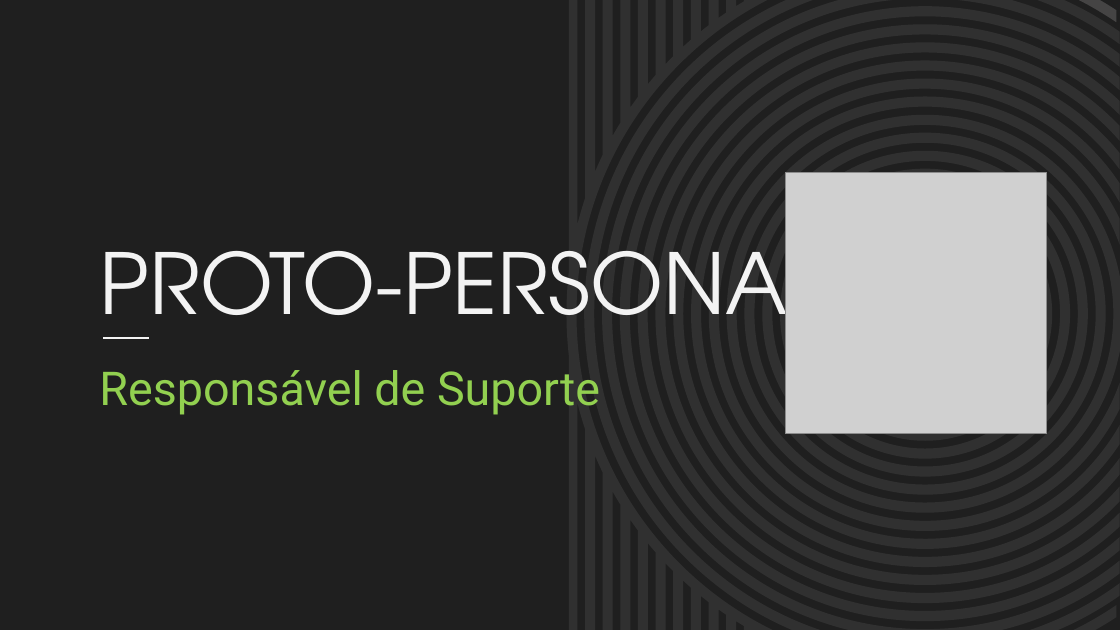
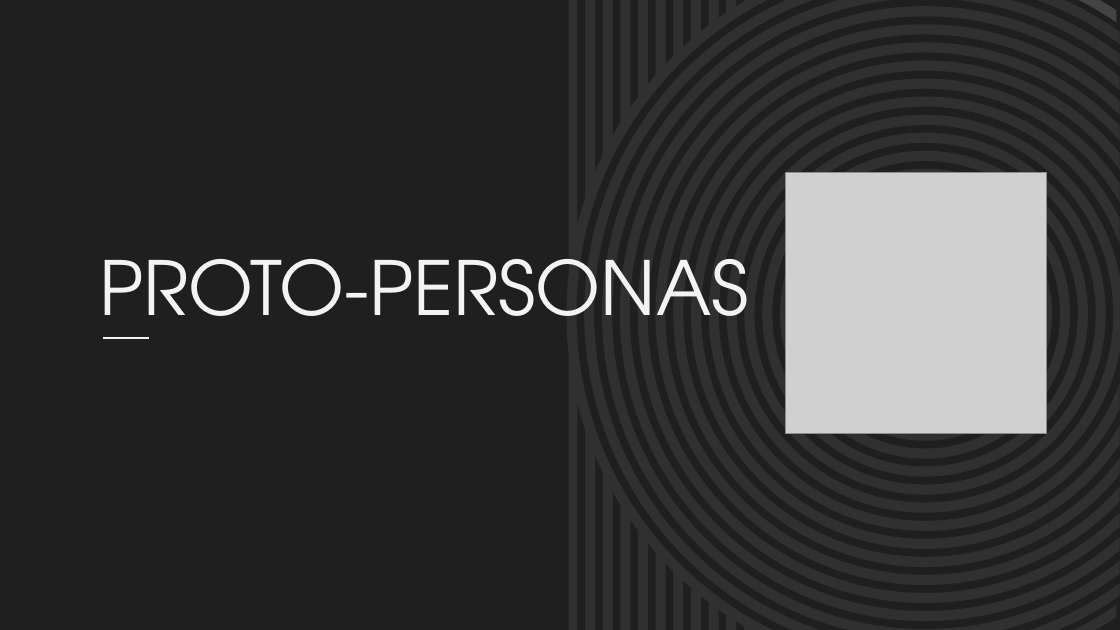
Before and after one commit to BandTec/primelloteirs, a slide deck: slide 14 of Documentacao/Slides KPRunnin.pptx (slide 18 before the commit). Drawn at 1120x630 pixels with LibreOffice and Linux fonts; fonts in the diff are those of the drawing; grey boxes stand for pictures. Boxes give left, top, right and bottom in pixels: in the first picture for what was removed or moved away, otherwise in the second. Text is boxed around its words. In the diff, an @@ line names an element or a change of style, - is before the commit and + after.

```diff
--- a/Documentacao/Slides KPRunnin.pptx
+++ b/Documentacao/Slides KPRunnin.pptx
@@ title at bbox=[99, 259, 748, 339]: text changed; size 54 to 48 pt @@
-PROTO-PERSONA
+PROTO-PERSONAS
@@ subtitle removed at bbox=[99, 370, 600, 415] @@
-Responsável de Suporte
```
Also in this commit, not shown: 2 other slides changed, 5 slides removed, 3 other files.
